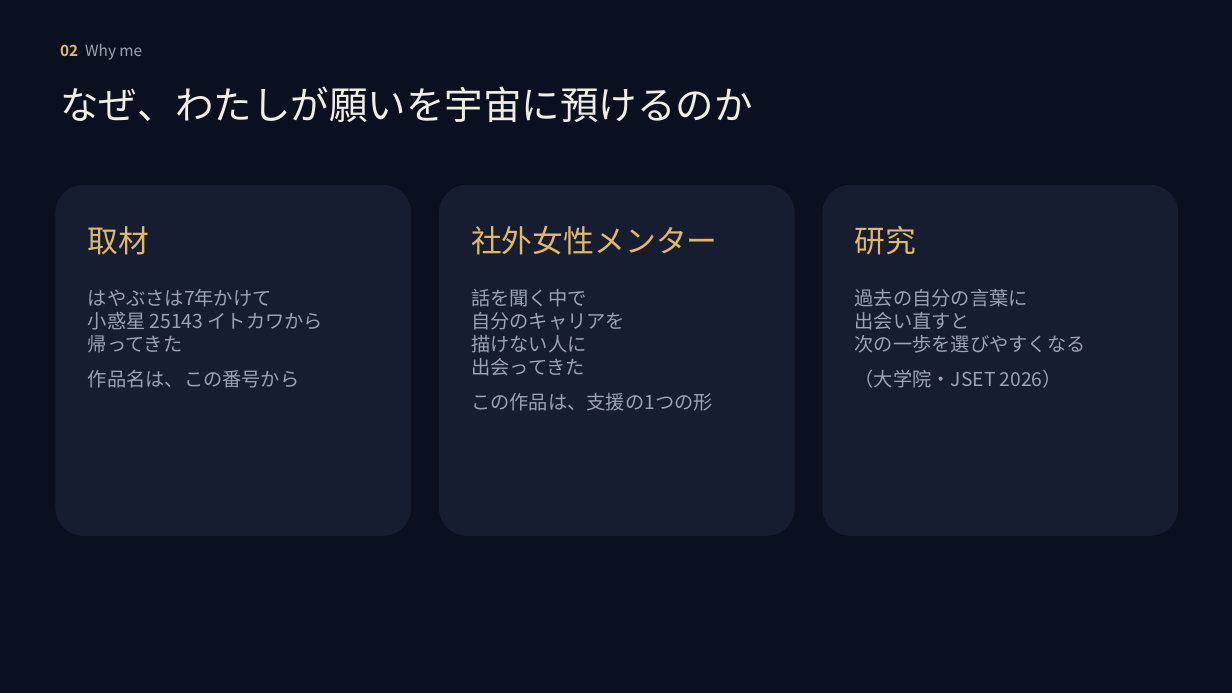
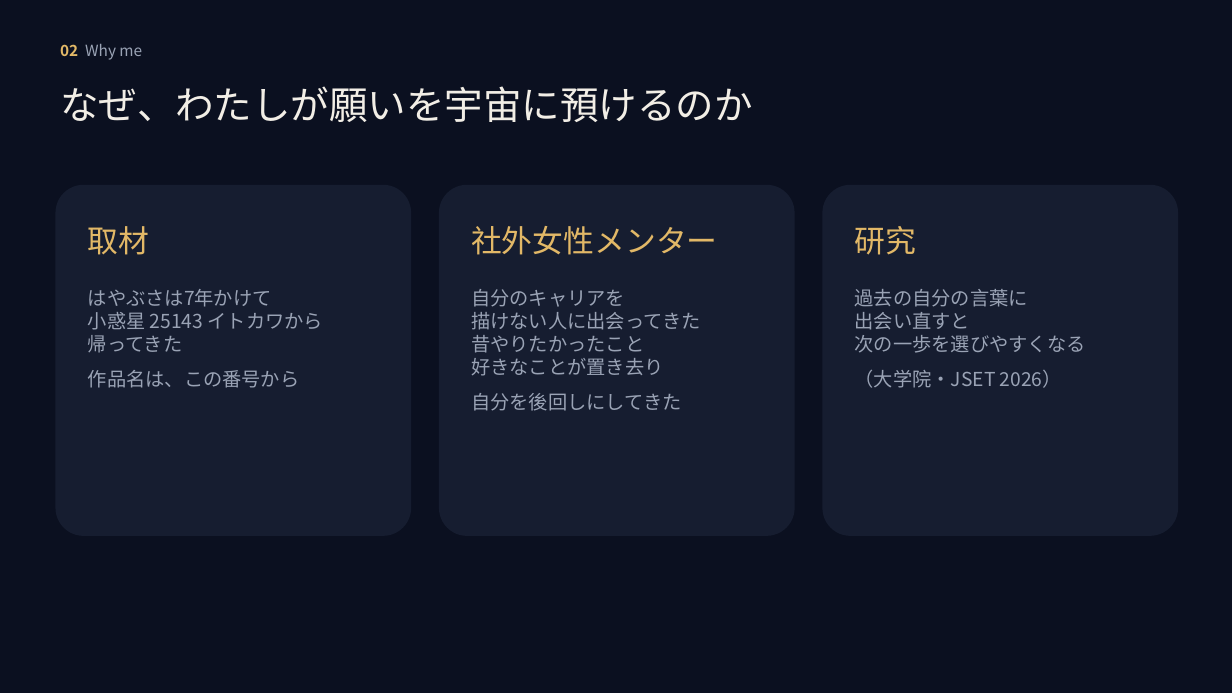
Before and after one commit to mai-san447/hello-earth-25143, a slide deck: slide 3 of deliverables/2026-10-11-gga-selection/MORUNE25143_GGAセレクション_2026-10-12.pptx. Drawn at 1232x693 pixels with LibreOffice and Linux fonts; fonts in the diff are those of the drawing. Boxes give left, top, right and bottom in pixels: in the first picture for what was removed or moved away, otherwise in the second. Text is boxed around its words. In the diff, an @@ line names an element or a change of style, - is before the commit and + after.

```diff
--- a/deliverables/2026-10-11-gga-selection/MORUNE25143_GGAセレクション_2026-10-12.pptx
+++ b/deliverables/2026-10-11-gga-selection/MORUNE25143_GGAセレクション_2026-10-12.pptx
@@ text at [471, 289, 700, 411]: text changed @@
-話を聞く中で
-自分のキャリアを
-描けない人に
-出会ってきた
-この作品は、支援の1つの形
+自分のキャリアを
+描けない人に出会ってきた
+昔やりたかったこと
+好きなことが置き去り
+自分を後回しにしてきた
```
Also in this commit, not shown: 2 other files.
